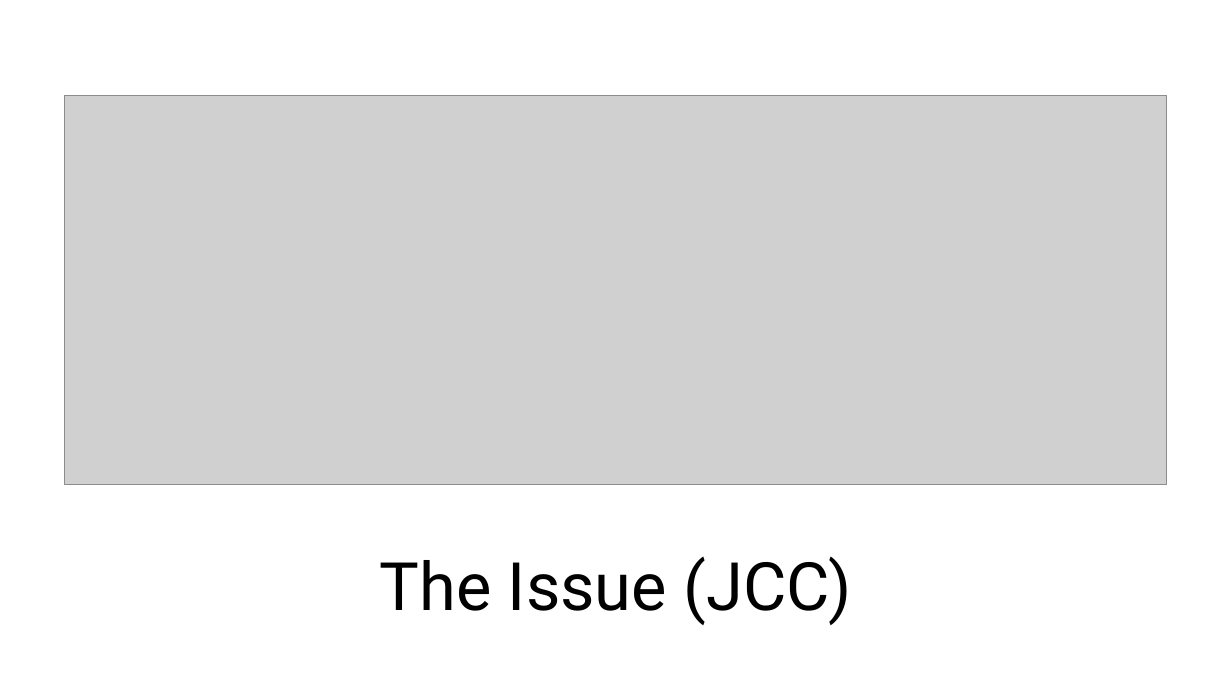
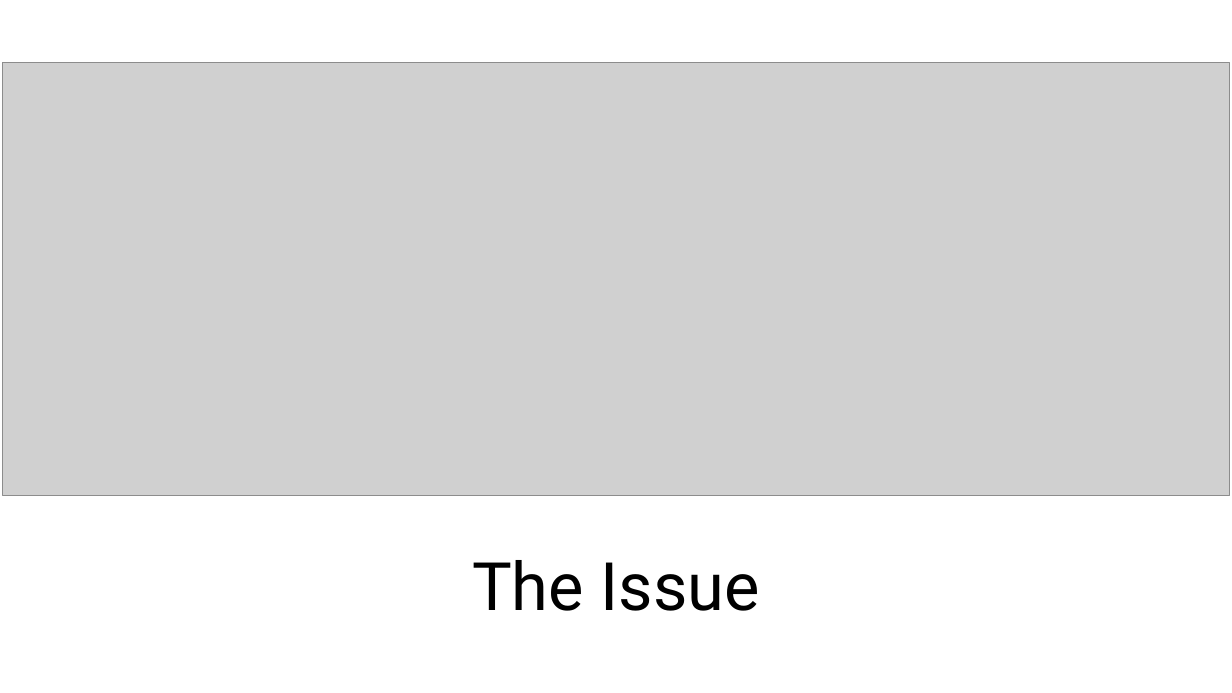
Before and after one commit to GhayurH/Slides, a slide deck: slide 3 of Salaah/Reports/Report.pptx. Drawn at 1232x693 pixels with LibreOffice and Linux fonts; fonts in the diff are those of the drawing; grey boxes stand for pictures. Boxes give left, top, right and bottom in pixels: in the first picture for what was removed or moved away, otherwise in the second. Text is boxed around its words. In the diff, an @@ line names an element or a change of style, - is before the commit and + after.

```diff
--- a/Salaah/Reports/Report.pptx
+++ b/Salaah/Reports/Report.pptx
@@ picture: place and size @@
-picture at [65, 96, 1167, 484]
+picture at [3, 63, 1230, 495]
@@ title at [472, 560, 760, 611]: text changed @@
-The Issue (JCC)
+The Issue
```
Also in this commit, not shown: 1 slide removed, 1 other file.
